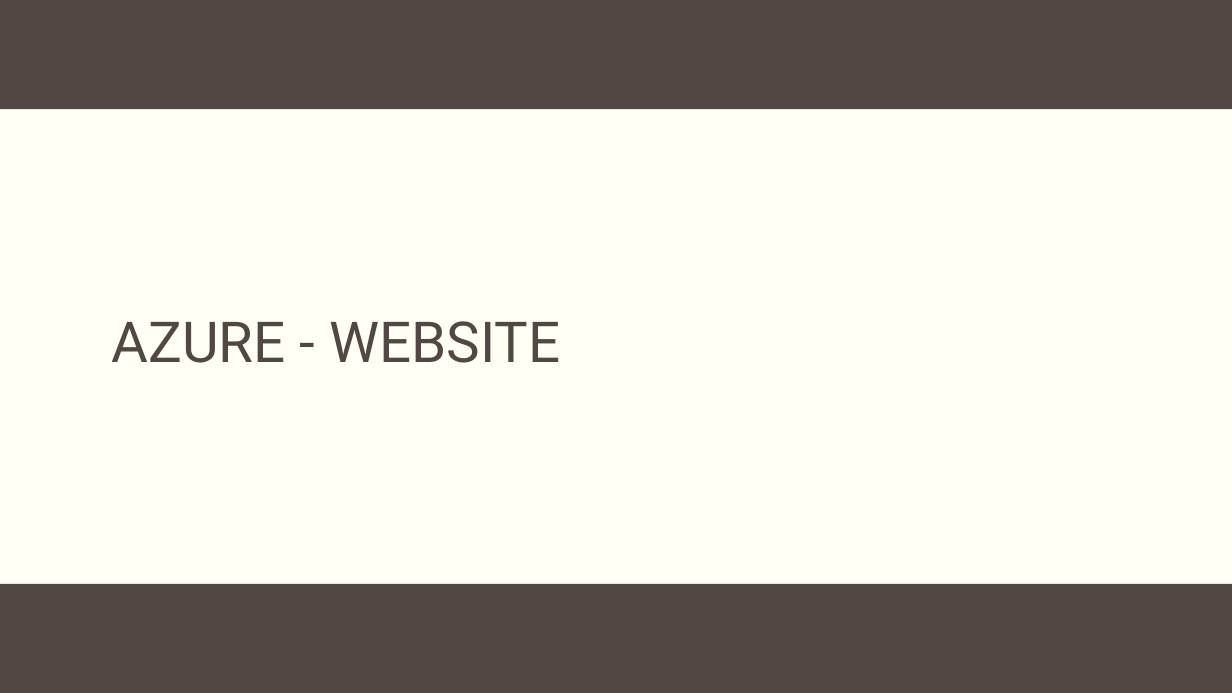
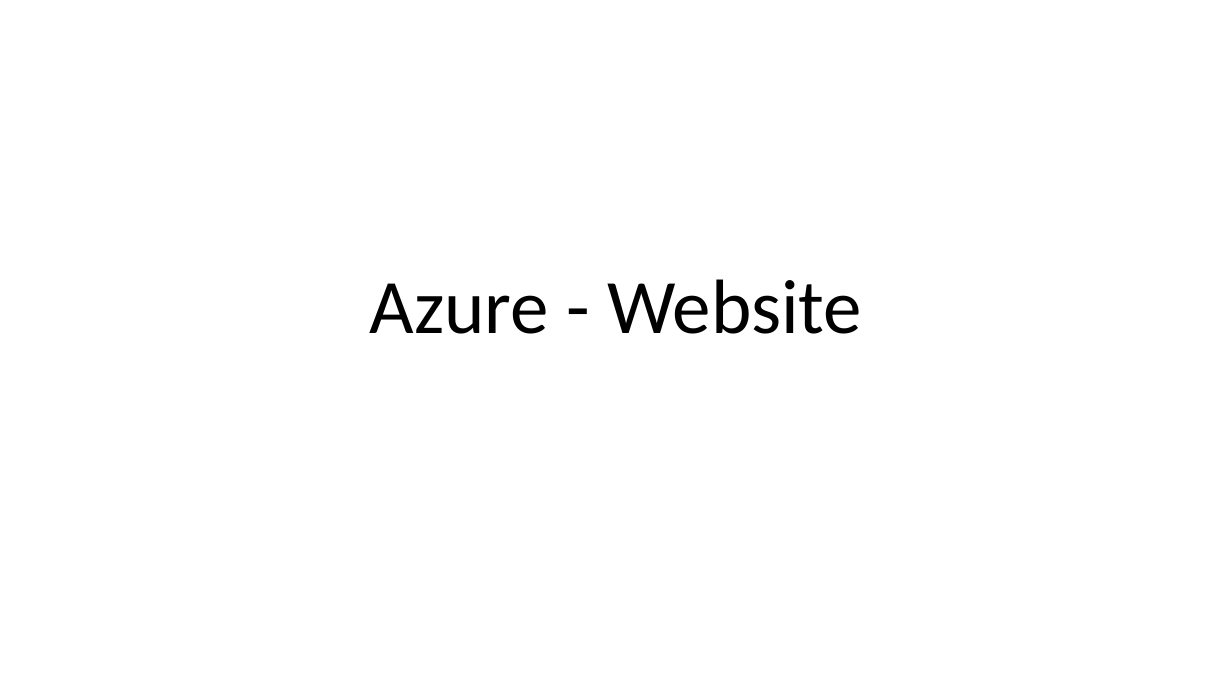
Before and after one commit to prasadhonrao/Training, a slide deck: slide 27 of Presentations/Microsoft Azure.pptx (slide 6 before the commit). Drawn at 1232x693 pixels with LibreOffice and Linux fonts; fonts in the diff are those of the drawing; background and template pictures are left out. Boxes give left, top, right and bottom in pixels: in the first picture for what was removed or moved away, otherwise in the second. Text is boxed around its words. In the diff, an @@ line names an element or a change of style, - is before the commit and + after.

```diff
--- a/Presentations/Microsoft Azure.pptx
+++ b/Presentations/Microsoft Azure.pptx
@@ background #FFFFF3 to #FFFFFF @@
@@ rectangle removed at bbox=[0, 0, 1232, 109] @@
@@ title "Azure - Website" at bbox=[370, 279, 862, 334]: vertical alignment middle to bottom @@
@@ title at bbox=[370, 279, 862, 334]: text changed; size 44 to 60 pt; font Roboto to Calibri; text colour #514843 to #000000 @@
-AZURE - WEBSITE
+Azure - Website
@@ rectangle removed at bbox=[0, 584, 1232, 693] @@
```
Also in this commit, not shown: 22 other slides changed, 33 slides added, 2 slides removed.
